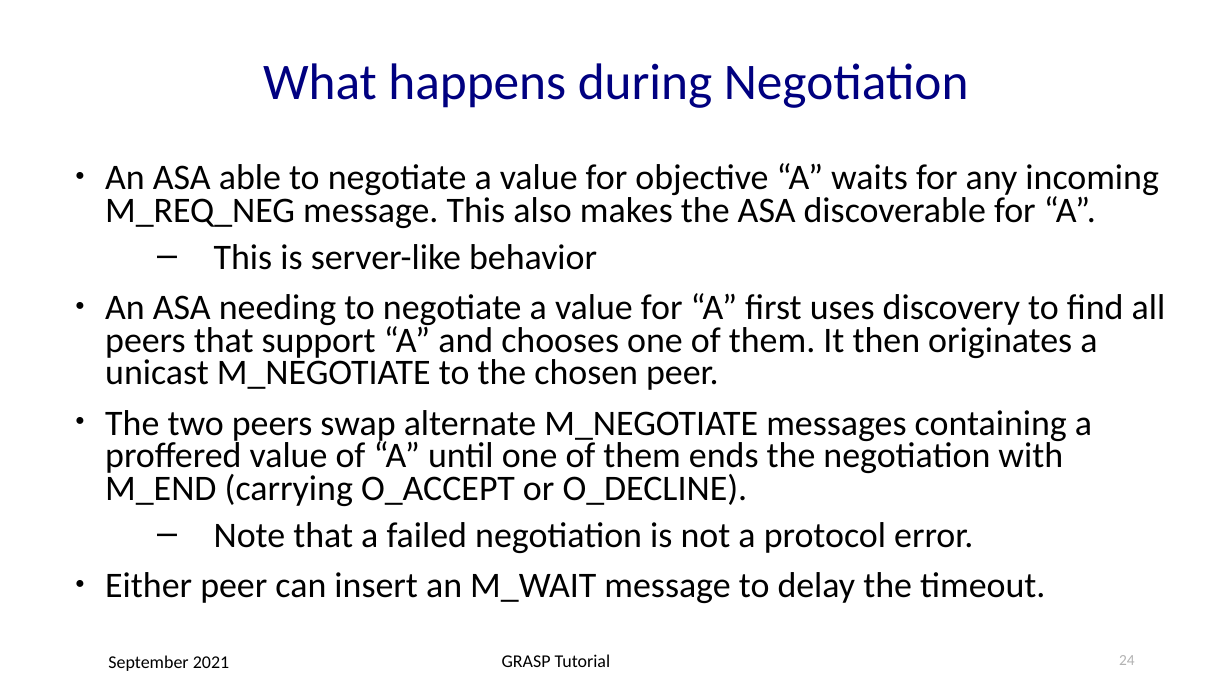
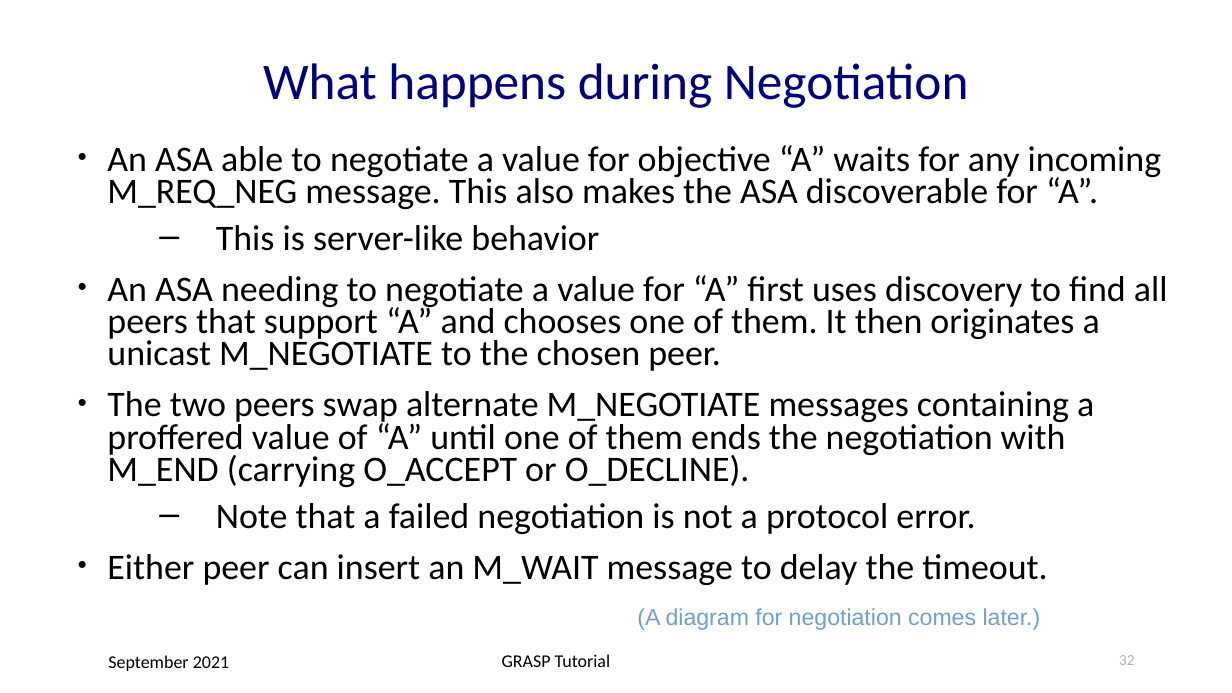
Before and after one commit to becarpenter/graspdoc, a slide deck: slide 32 of GRASP-tutorial.ppt (slide 24 before the commit). Drawn at 1232x693 pixels with LibreOffice and Linux fonts; fonts in the diff are those of the drawing. Boxes give left, top, right and bottom in pixels: in the first picture for what was removed or moved away, otherwise in the second. Text is boxed around its words. In the diff, an @@ line names an element or a change of style, - is before the commit and + after.

Commit message:
More diagrams! Many more diagrams!

```diff
--- a/GRASP-tutorial.ppt
+++ b/GRASP-tutorial.ppt
@@ text "An ASA able to negotiate ...": place and size @@
-text "An ASA able to negotiate ..." at [105, 163, 1166, 603]
+text "An ASA able to negotiate ..." at [107, 145, 1168, 585]
@@ text added at [637, 608, 1041, 630], 18 pt, text #729FCF @@
+(A diagram for negotiation comes later.)
@@ page number at [1119, 655, 1135, 665]: text changed @@
-24
+32
```
Also in this commit, not shown: 3 other slides changed, 12 slides added, 2 other files.
